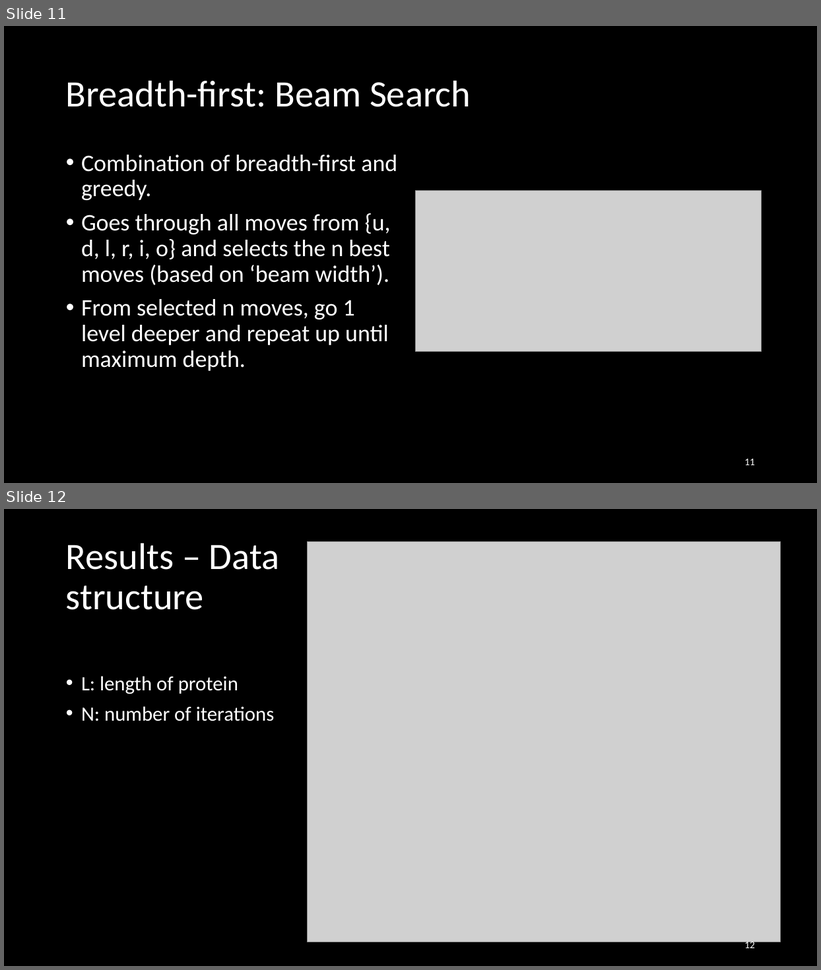
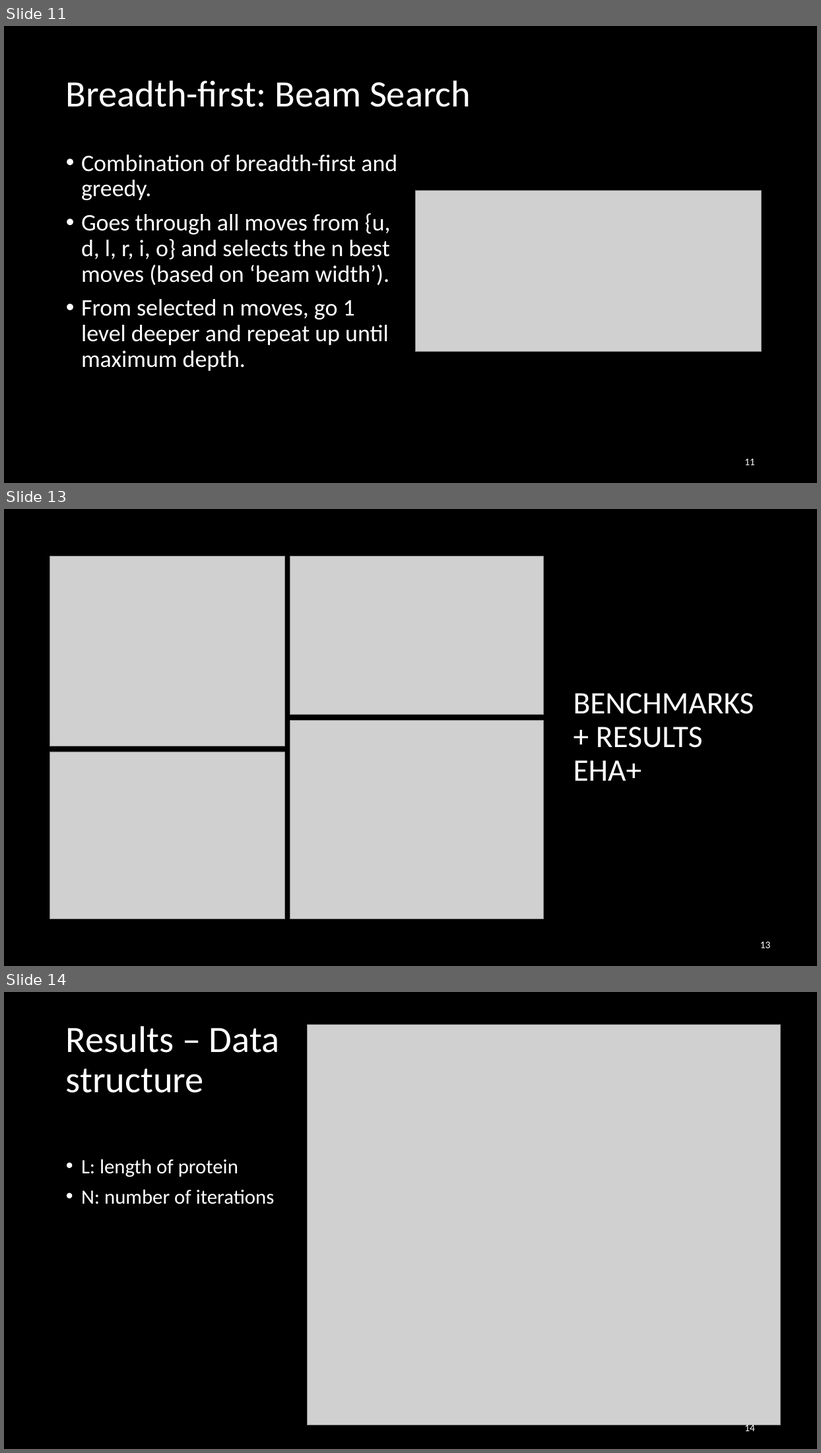
Before and after one commit to Loek21/Protein-Pow-d-er, a slide deck: Documentation/PPP, Week 2, Meeting 1.pptx. Shown one above the other, each under a label of ours: slides 11 and 12 before the commit, slides 11, 13 and 14 after it; the slides between them are not shown. The pictures are 821x970 and 821x1453 pixels, drawn with LibreOffice and Linux fonts; fonts in the diff are those of the drawing; grey boxes stand for pictures. Boxes give left, top, right and bottom in pixels: in the first picture for what was removed or moved away, otherwise in the second. Text is boxed around its words. In the diff, an @@ line names an element or a change of style, - is before the commit and + after.

```diff
--- a/Documentation/PPP, Week 2, Meeting 1.pptx
+++ b/Documentation/PPP, Week 2, Meeting 1.pptx
@@ slide 13 added at (4,509,817,966), background #000000 @@
@@ picture added at (50,556,285,747) @@
@@ picture added at (290,556,543,715) @@
@@ title added at (574,693,754,781), 37 pt, text #FFFFFF @@
+BENCHMARKS + RESULTS EHA+
@@ picture added at (290,721,543,920) @@
@@ picture added at (50,752,285,919) @@
@@ page number added at (760,942,771,949), 12 pt, text #FFFFFF @@
+13
@@ what was slide 12 is now slide 14 @@
@@ page number at (745,1423,755,1432): text changed @@
-12
+14
```
Also in this commit, not shown: 1 slide changed, 1 other slide added.
